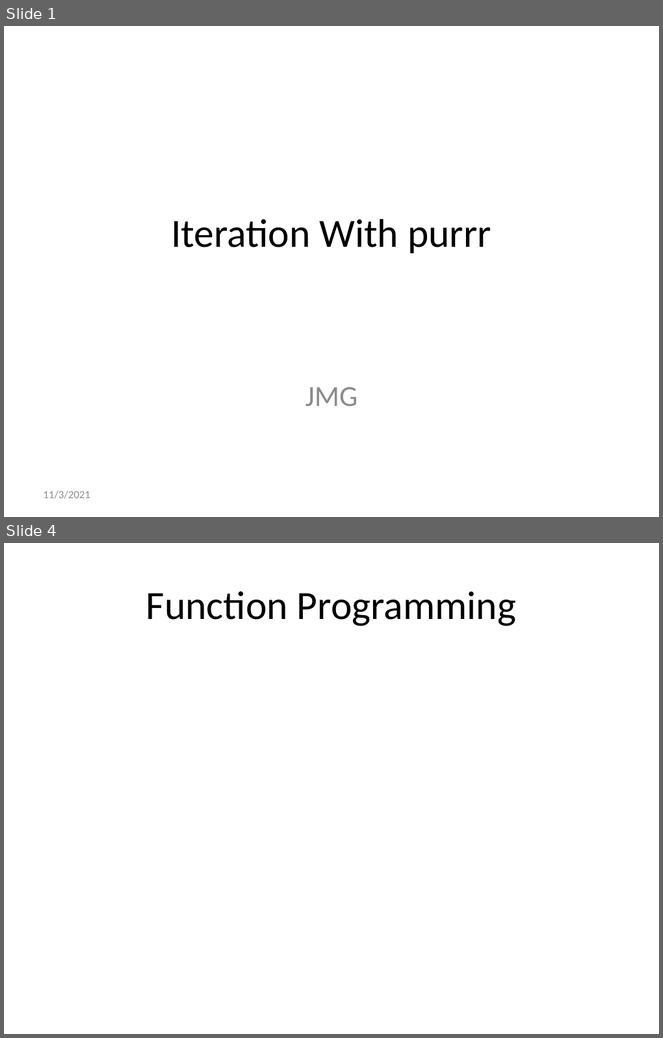
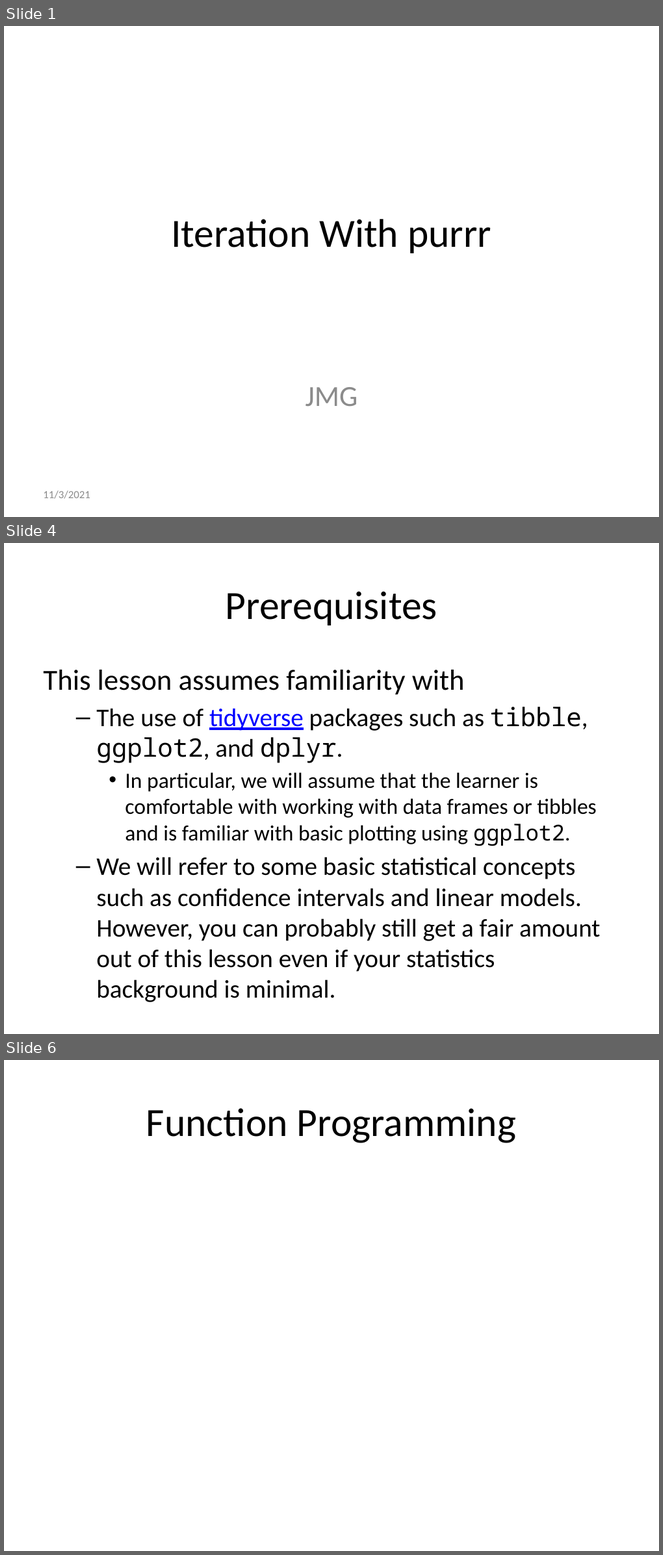
Before and after one commit to jmgraham30/SWBmodules, a slide deck: iteration_with_purrr.pptx. Shown one above the other, each under a label of ours: slides 1 and 4 before the commit, slides 1, 4 and 6 after it; the slides between them are not shown. The pictures are 663x1038 and 663x1555 pixels, drawn with LibreOffice and Linux fonts; fonts in the diff are those of the drawing. Boxes give left, top, right and bottom in pixels: in the first picture for what was removed or moved away, otherwise in the second. Text is boxed around its words. In the diff, an @@ line names an element or a change of style, - is before the commit and + after.

```diff
--- a/iteration_with_purrr.pptx
+++ b/iteration_with_purrr.pptx
@@ slide 4 added at <box>4,543,659,1034</box>, background #FFFFFF @@
@@ title added at <box>226,591,438,626</box>, 44 pt, text #000000 @@
+Prerequisites
@@ text added at <box>43,670,601,972</box>, 28 pt, text #000000 @@
+This lesson assumes familiarity with
+  – The use of tidyverse packages such as tibble, ggplot2, and dplyr.
+    • In particular, we will assume that the learner is comfortable with working with data frames or tibbles and is familiar with basic plotting using ggplot2.
+  – We will refer to some basic statistical concepts such as confidence intervals and linear models. However, you can probably still get a fair amount out of this lesson even if your statistics background is minimal.
@@ what was slide 4 is now slide 6 @@
```
Also in this commit, not shown: 1 slide changed, 2 other slides added, 1 slide removed, 1 other file.
